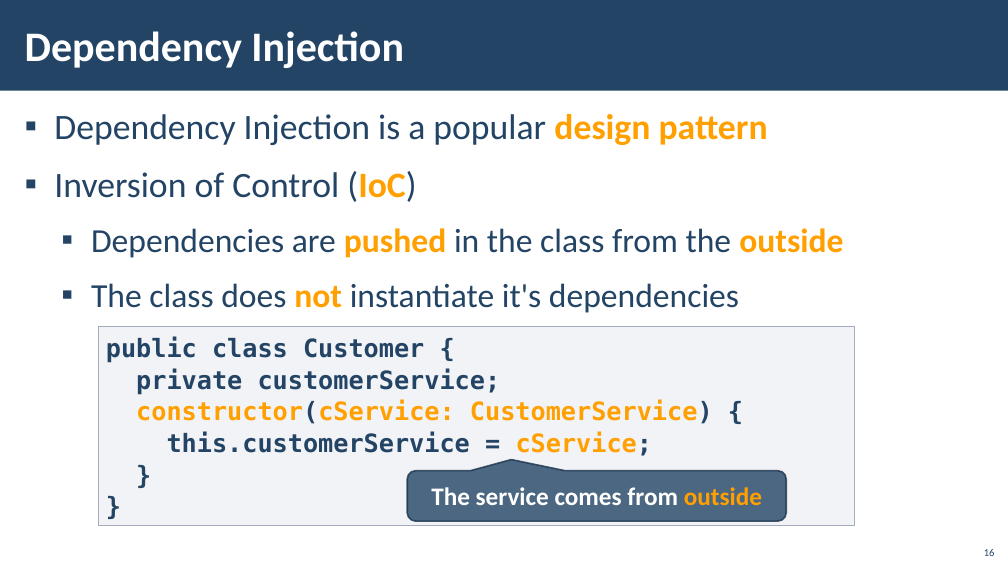
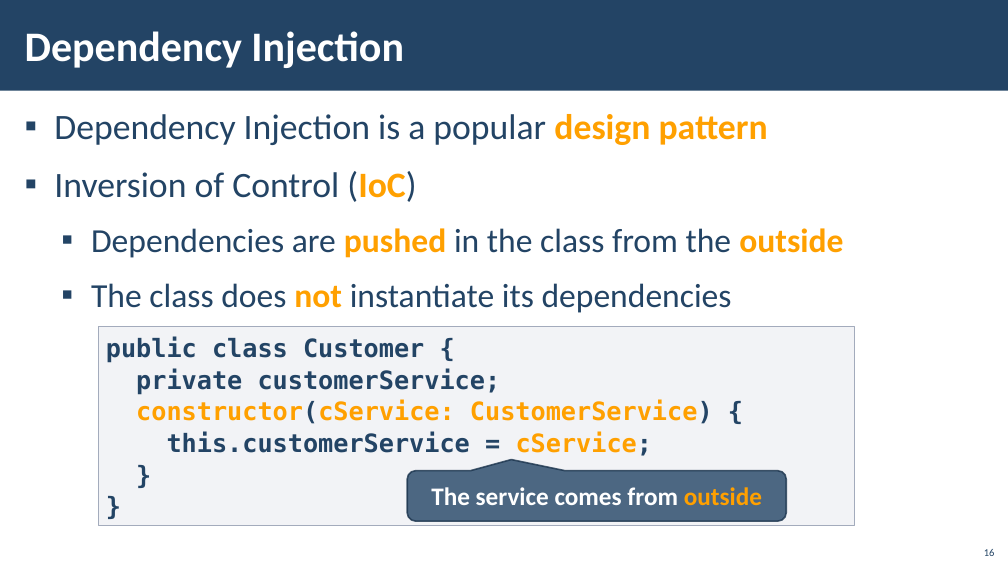
Before and after one commit to DBeneva/JavaScript, a slide deck: slide 16 of 06 - Angular/03 - DI, Intro to RxJS, Services/00 - Presentation/03. Angular-Fundamentals-Dependency-Injection-and-Services.pptx. Drawn at 1008x567 pixels with LibreOffice and Linux fonts; fonts in the diff are those of the drawing; background and template pictures are left out. Boxes give left, top, right and bottom in pixels: in the first picture for what was removed or moved away, otherwise in the second. Text is boxed around its words. In the diff, an @@ line names an element or a change of style, - is before the commit and + after.

```diff
--- a/06 - Angular/03 - DI, Intro to RxJS, Services/00 - Presentation/03. Angular-Fundamentals-Dependency-Injection-and-Services.pptx
+++ b/06 - Angular/03 - DI, Intro to RxJS, Services/00 - Presentation/03. Angular-Fundamentals-Dependency-Injection-and-Services.pptx
@@ text at bbox=[91, 283, 732, 313]: text changed @@
-  ▪ The class does not instantiate it's dependencies
+  ▪ The class does not instantiate its dependencies
```
Also in this commit, not shown: 3 other slides changed, 49 other files.
